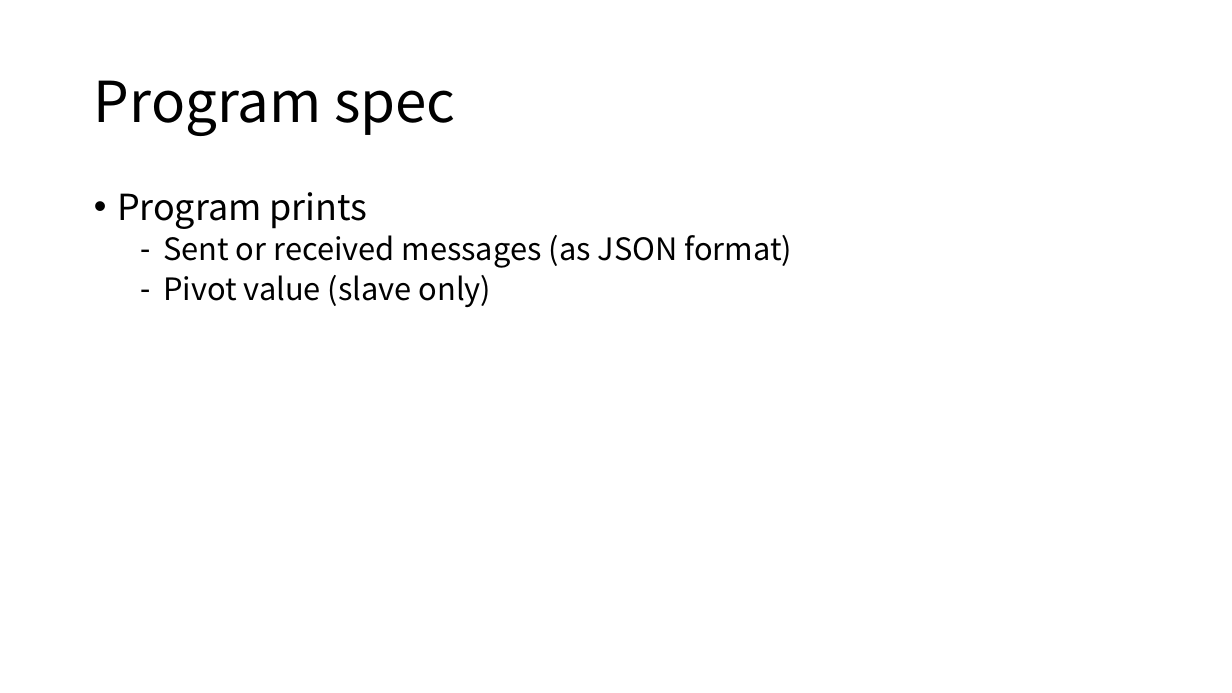
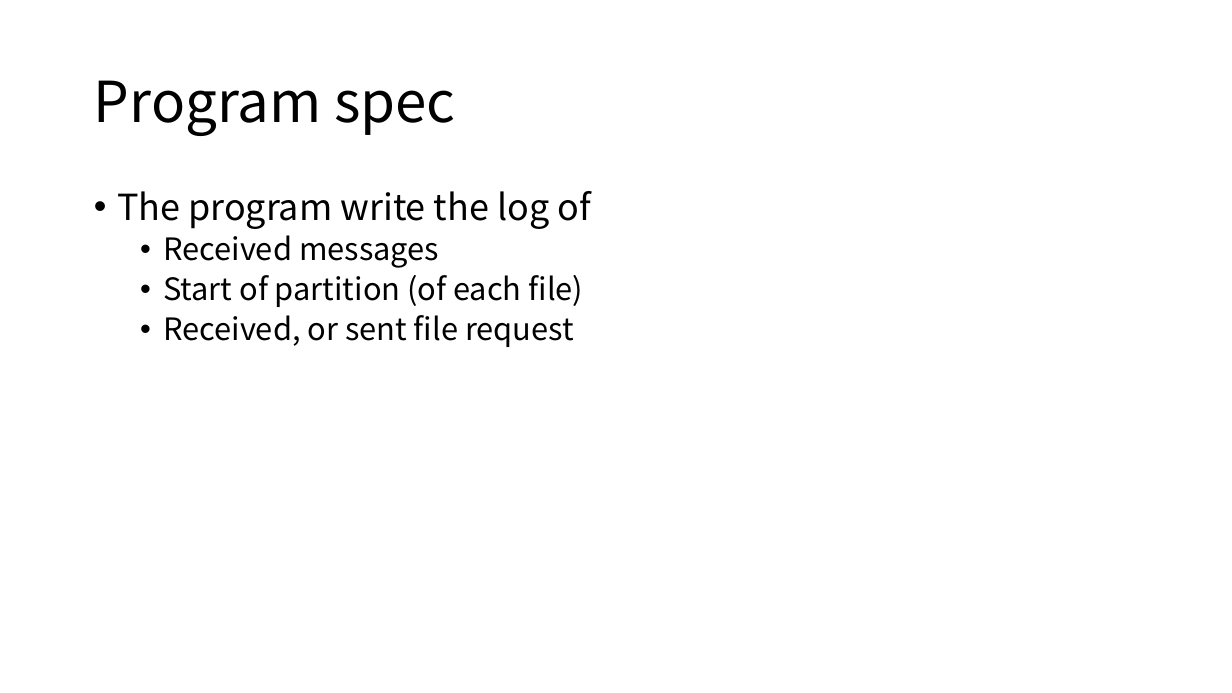
Before and after one commit to Eyebrowmoon/CS490, a slide deck: slide 35 of project.pptx. Drawn at 1232x693 pixels with LibreOffice and Linux fonts; fonts in the diff are those of the drawing. Boxes give left, top, right and bottom in pixels: in the first picture for what was removed or moved away, otherwise in the second. Text is boxed around its words. In the diff, an @@ line names an element or a change of style, - is before the commit and + after.

```diff
--- a/project.pptx
+++ b/project.pptx
@@ text at (117, 191, 590, 347): text changed @@
-• Program prints
-  – Sent or received messages (as JSON format)
-  – Pivot value (slave only)
+• The program write the log of
+  • Received messages
+  • Start of partition (of each file)
+  • Received, or sent file request
```
Also in this commit, not shown: 11 other slides changed, 5 slides added, 4 slides removed, 27 other files.
